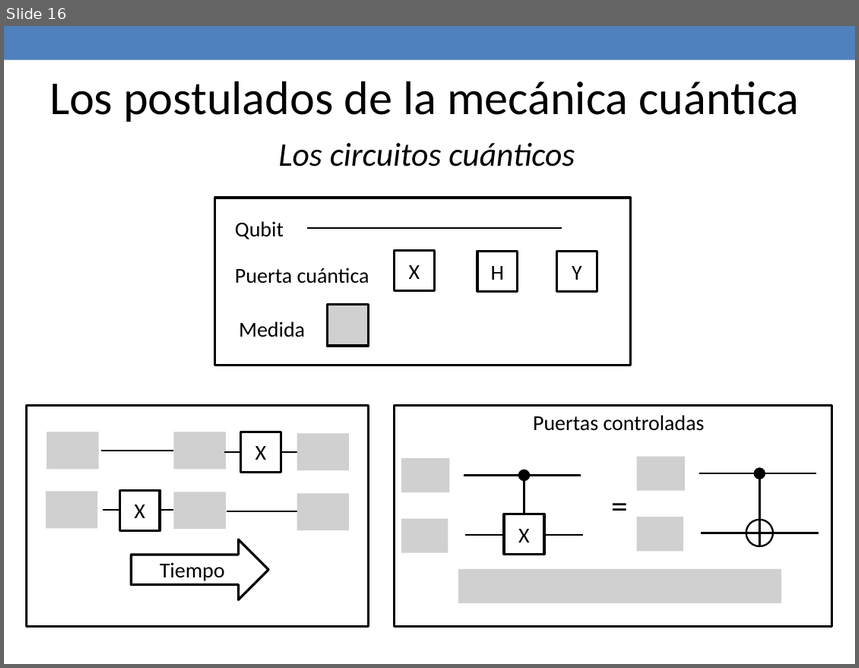
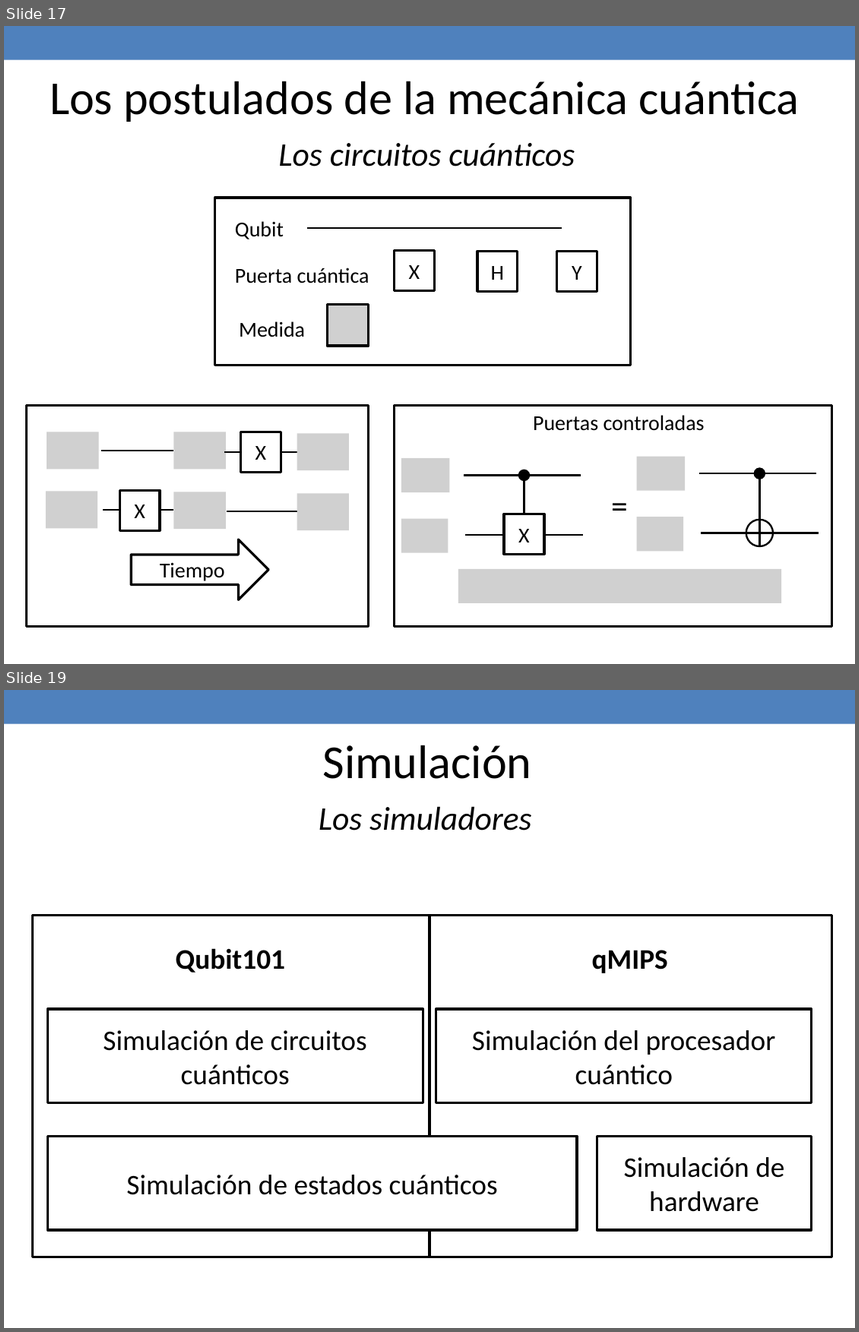
Before and after one commit to jaimecp89/qMIPS101, a slide deck: qMIPS/doc/Presentacion PFC.pptx. Shown one above the other, each under a label of ours: slide 16 before the commit, slides 17 and 19 after it; the slides between them are not shown. The pictures are 859x668 and 859x1332 pixels, drawn with LibreOffice and Linux fonts; fonts in the diff are those of the drawing; grey boxes stand for pictures. Boxes give left, top, right and bottom in pixels: in the first picture for what was removed or moved away, otherwise in the second. Text is boxed around its words. In the diff, an @@ line names an element or a change of style, - is before the commit and + after.

```diff
--- a/qMIPS/doc/Presentacion PFC.pptx
+++ b/qMIPS/doc/Presentacion PFC.pptx
@@ slide 19 added at (4,690,855,1328), background #FFFFFF; not listed: 1 template element that a slide beside it also shows @@
@@ text added at (323,745,532,779), 40 pt, text #000000 @@
+Simulación
@@ text added at (319,806,531,831), 28 pt, text #000000, italic @@
+Los simuladores
@@ rectangle added at (33,916,430,1258), outline #000000 2.08 pt @@
@@ rectangle added at (430,916,832,1258), outline #000000 2.08 pt @@
@@ text added at (176,948,285,973), 24 pt, text #000000, bold @@
+Qubit101
@@ text added at (592,950,668,973), 24 pt, text #000000, bold @@
+qMIPS
@@ rectangle added at (47,1009,423,1103), fill #FFFFFF, outline #000000 2.08 pt, 24 pt, text #000000 @@
+Simulación de circuitos cuánticos
@@ rectangle added at (436,1009,812,1103), fill #FFFFFF, outline #000000 2.08 pt, 24 pt, text #000000 @@
+Simulación del procesador cuántico
@@ rectangle added at (47,1137,577,1230), fill #FFFFFF, outline #000000 2.08 pt, 24 pt, text #000000 @@
+Simulación de estados cuánticos
@@ rectangle added at (598,1137,812,1230), fill #FFFFFF, outline #000000 2.08 pt, 24 pt, text #000000 @@
+Simulación de hardware
@@ what was slide 16 is now slide 17 @@
```
Also in this commit, not shown: 1 slide changed, 3 other slides added, 1 slide removed, 3 other files.
